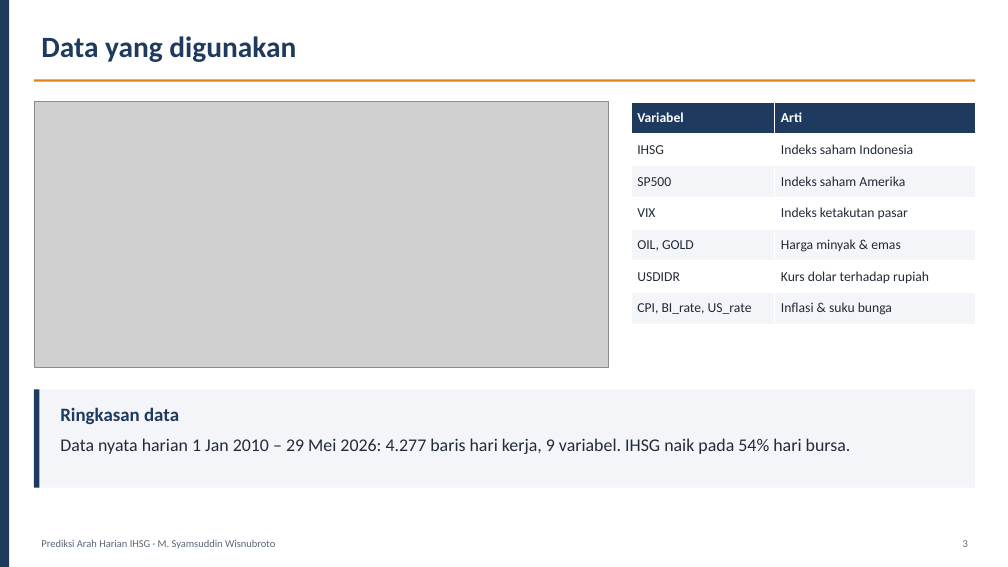
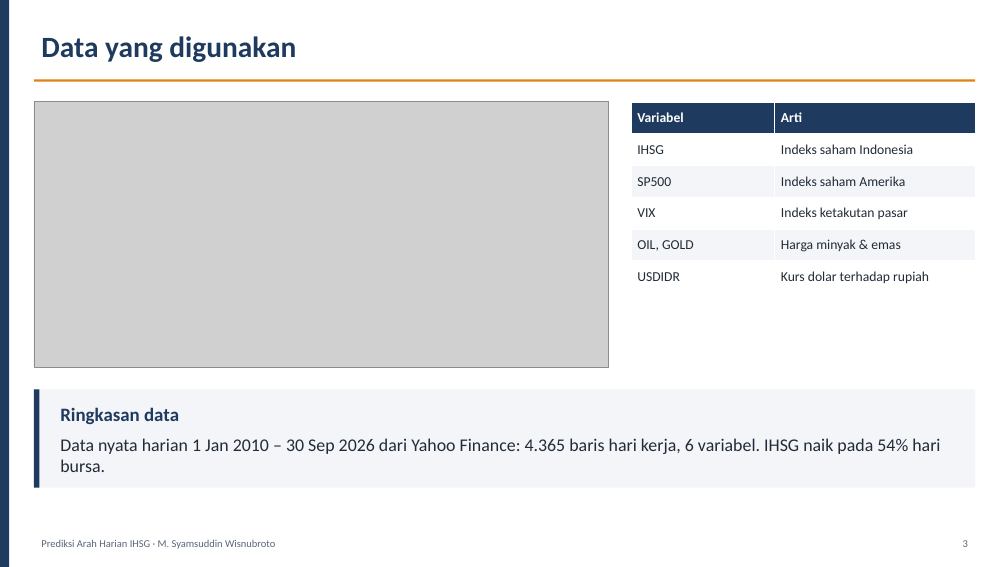
Before and after one commit to syamsuddinexcellent/portfolio-ilmuwan-data, a slide deck: slide 3 of presentation/Presentasi_Ilmuwan_Data_Syamsuddin_Wisnubroto.pptx. Drawn at 1008x567 pixels with LibreOffice and Linux fonts; fonts in the diff are those of the drawing; grey boxes stand for pictures. Boxes give left, top, right and bottom in pixels: in the first picture for what was removed or moved away, otherwise in the second. Text is boxed around its words. In the diff, an @@ line names an element or a change of style, - is before the commit and + after.

```diff
--- a/presentation/Presentasi_Ilmuwan_Data_Syamsuddin_Wisnubroto.pptx
+++ b/presentation/Presentasi_Ilmuwan_Data_Syamsuddin_Wisnubroto.pptx
@@ table at box(631, 102, 975, 293) @@
-row 7: CPI, BI_rate, US_rate | Inflasi & suku bunga
@@ text at box(60, 438, 940, 472): text changed @@
-Data nyata harian 1 Jan 2010 – 29 Mei 2026: 4.277 baris hari kerja, 9 variabel. IHSG naik pada 54% hari bursa.
+Data nyata harian 1 Jan 2010 – 30 Sep 2026 dari Yahoo Finance: 4.365 baris hari kerja, 6 variabel. IHSG naik pada 54% hari bursa.
```
Also in this commit, not shown: 7 other slides changed, 34 other files.
